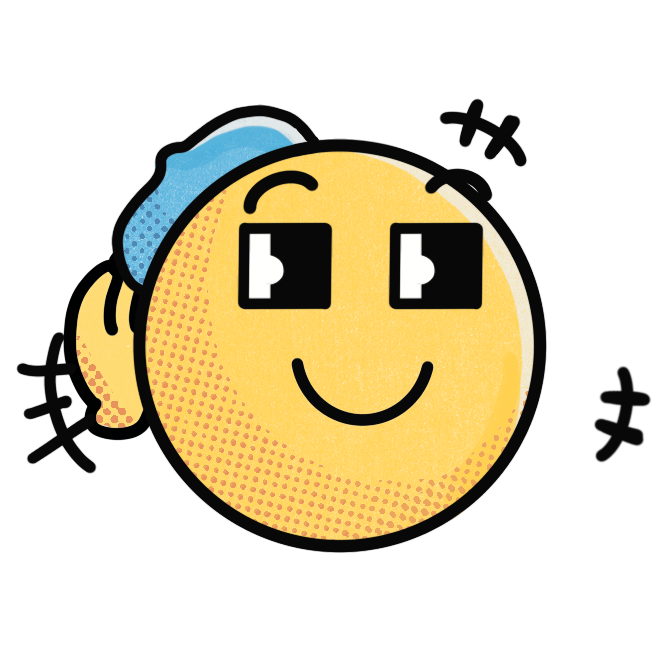
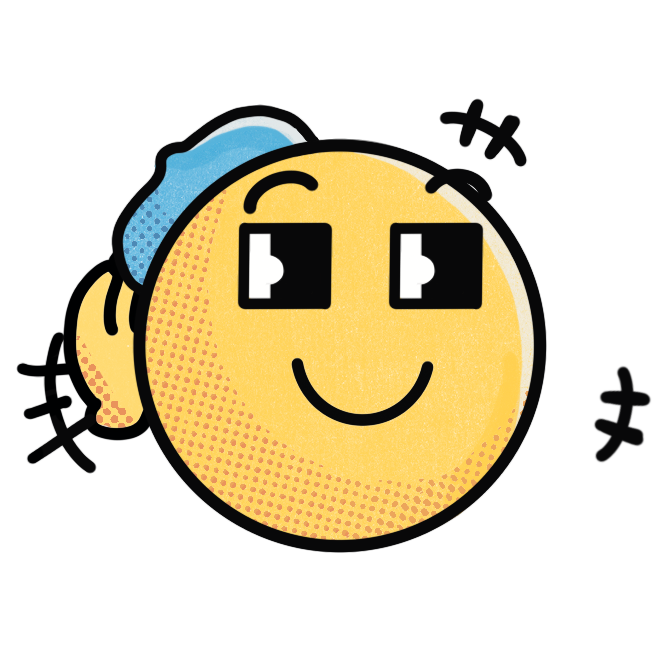
Two versions of the same layered image (660×660). Layer-by-layer changes:
painted on "win_effect" over [17, 331, 78, 464]
painted on "2Phand_rec" over [62, 246, 150, 441]
painted on "2PFace" over [132, 138, 546, 552]
painted on "2PCap" over [111, 106, 328, 256]
